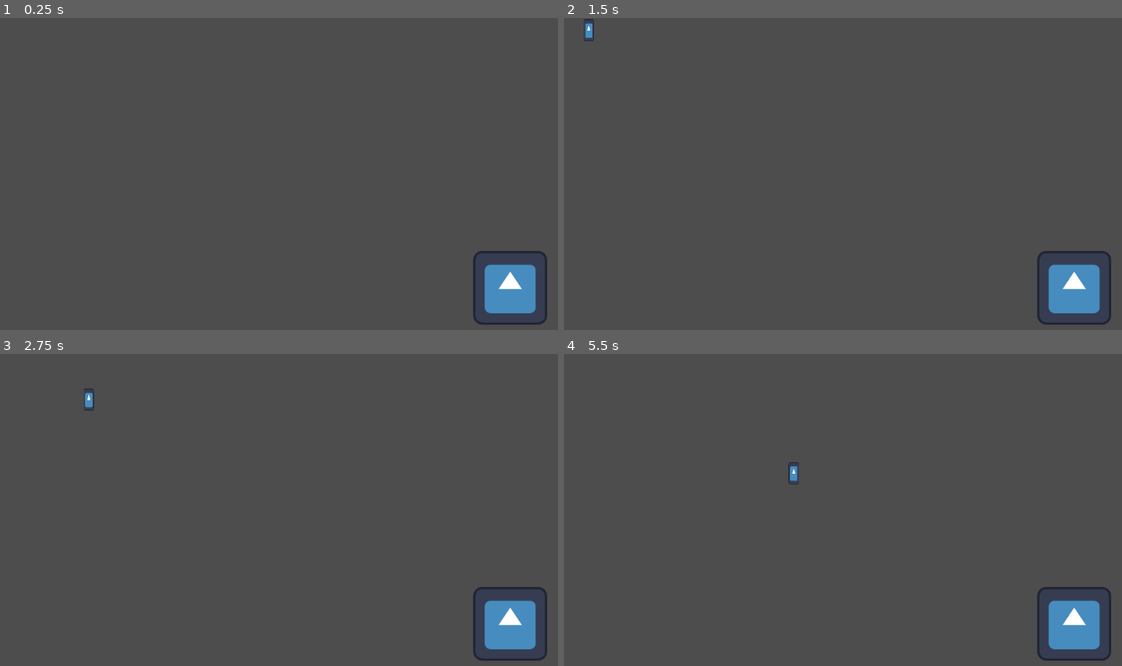
Above: before the commit, frames 1-4 (two rows, left to right).
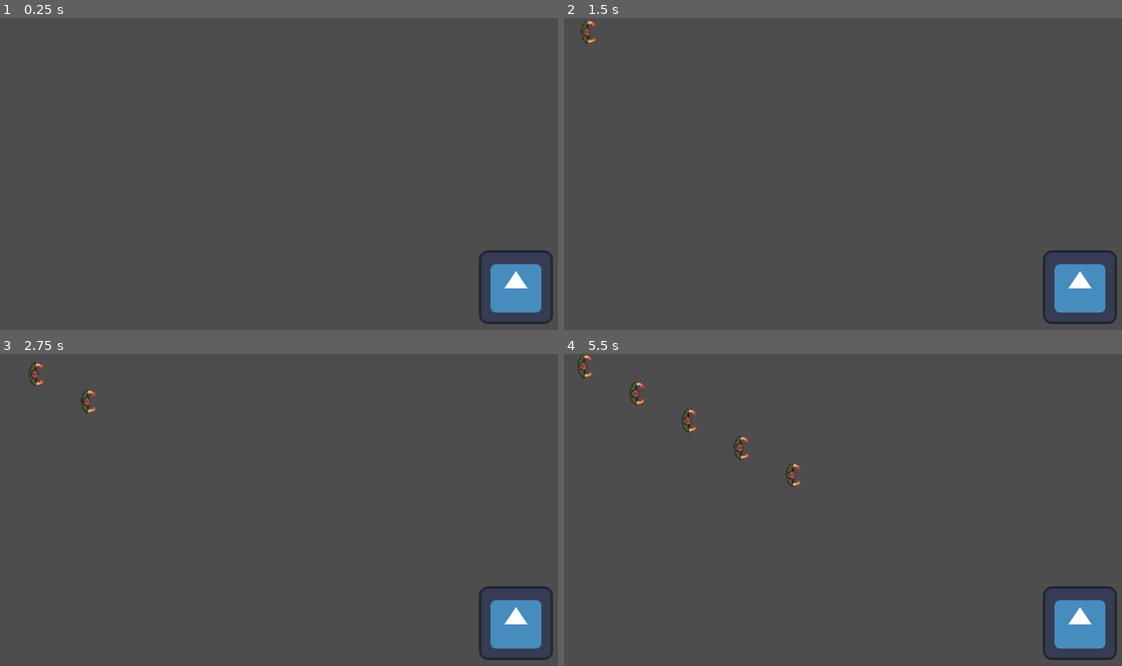
Above: after the commit, the same moments.

Repository: Denomycor/piratesoftware-16
Game: Godot game, scene res://assets/scenes/levels/test_level.tscn
The game is run twice, just before and just after one commit, with the same random seed, the same clock (stepped at 60 frames per second) and the same inputs. The engine's default icon, where the game draws it, is replaced by a stand-in: a white triangle on a blue panel in a dark square.
Inputs:
- Up to frame 1 (0.25 s): no input
- Up to frame 2 (1.5 s): tap Enter at 0.5 s
- Up to frame 3 (2.75 s): no input
- Up to frame 4 (5.5 s): no input

The runs differ from the first frame. In frame 1, 1.0% of the frame differs, in the area x 84-100%, y 74-99%; in frame 2, 1.2%; in frame 3, 1.3%; in frame 4, 1.7%, in the area x 2-100%, y 0-99%.

Commit message:
fixed hitboxes and added sample texture

Diff:
--- a/assets/scenes/enemies/chaser.tscn
+++ b/assets/scenes/enemies/chaser.tscn
@@ -2,7 +2,7 @@
 
 [ext_resource type="Script" path="res://assets/scripts/enemies/chaser.gd" id="1_wtqxv"]
 [ext_resource type="Script" path="res://assets/scripts/components/hurt-box.gd" id="2_485wi"]
-[ext_resource type="Texture2D" uid="uid://qjmbo1bj5df7" path="res://icon.svg" id="2_u65tk"]
+[ext_resource type="Texture2D" uid="uid://g3sqn6dtwj1g" path="res://assets/textures/skeleton-attack_0.png" id="2_x2ksn"]
 
 [sub_resource type="CapsuleShape2D" id="CapsuleShape2D_6pu46"]
 height = 48.0
@@ -11,14 +11,14 @@
 radius = 13.0
 height = 54.0
 
-[node name="Chaser" type="CharacterBody2D"]
+[node name="Chaser" type="CharacterBody2D" groups=["enemies"]]
 script = ExtResource("1_wtqxv")
 speed = 100.0
 
 [node name="Sprite2D" type="Sprite2D" parent="."]
-position = Vector2(0, -1)
-scale = Vector2(0.140625, 0.296875)
-texture = ExtResource("2_u65tk")
+position = Vector2(0, -0.499998)
+scale = Vector2(0.140625, 0.248299)
+texture = ExtResource("2_x2ksn")
 
 [node name="CollisionShape2D" type="CollisionShape2D" parent="."]
 shape = SubResource("CapsuleShape2D_6pu46")
--- a/assets/scenes/levels/test_level.tscn
+++ b/assets/scenes/levels/test_level.tscn
@@ -1,11 +1,16 @@
-[gd_scene load_steps=6 format=3 uid="uid://2vnrdwbw1mxc"]
+[gd_scene load_steps=8 format=3 uid="uid://2vnrdwbw1mxc"]
 
 [ext_resource type="Script" path="res://assets/scripts/level.gd" id="1_y7sae"]
 [ext_resource type="Texture2D" uid="uid://qjmbo1bj5df7" path="res://icon.svg" id="2_0y7wo"]
 [ext_resource type="PackedScene" uid="uid://dr2otcq7lhq6j" path="res://assets/scenes/ui/pause_menu.tscn" id="2_idj3t"]
+[ext_resource type="Script" path="res://assets/scripts/components/hit-box.gd" id="3_8oq85"]
 [ext_resource type="Script" path="res://assets/scripts/enemies/manager/enemies-manager.gd" id="4_a7yx0"]
 
-[sub_resource type="WorldBoundaryShape2D" id="WorldBoundaryShape2D_12h78"]
+[sub_resource type="CircleShape2D" id="CircleShape2D_gojo0"]
+radius = 138.521
+
+[sub_resource type="RectangleShape2D" id="RectangleShape2D_md4kh"]
+size = Vector2(128, 128)
 
 [node name="test_level" type="Node"]
 script = ExtResource("1_y7sae")
@@ -13,7 +18,7 @@
 [node name="world" type="Node2D" parent="."]
 
 [node name="Icon" type="Sprite2D" parent="world"]
-position = Vector2(882, 468)
+position = Vector2(892, 467)
 texture = ExtResource("2_0y7wo")
 
 [node name="player_temp" type="Node2D" parent="world"]
@@ -21,8 +26,16 @@
 [node name="Rigid body" type="RigidBody2D" parent="world"]
 position = Vector2(892, 467)
 
+[node name="Area2D" type="Area2D" parent="world/Rigid body"]
+script = ExtResource("3_8oq85")
+damage_amount = 10
+
+[node name="CollisionShape2D" type="CollisionShape2D" parent="world/Rigid body/Area2D"]
+shape = SubResource("CircleShape2D_gojo0")
+debug_color = Color(0.98537, 0.0612741, 0.263992, 0.42)
+
 [node name="CollisionShape2D" type="CollisionShape2D" parent="world/Rigid body"]
-shape = SubResource("WorldBoundaryShape2D_12h78")
+shape = SubResource("RectangleShape2D_md4kh")
 
 [node name="pause_menu" parent="." instance=ExtResource("2_idj3t")]
 visible = false
@@ -32,4 +45,3 @@
 target = NodePath("../world/Rigid body")
 
 [node name="SpawnTimer" type="Timer" parent="Node"]
-one_shot = true
--- a/assets/scripts/enemies/chaser.gd
+++ b/assets/scripts/enemies/chaser.gd
@@ -1,29 +1,23 @@
-extends Enemy
+class_name Chaser extends Enemy
 
-@export var health: int = 100
+@export var health: int = 10
 
 func _ready() -> void:
-	connect("has_taken_damage", _take_dmg)
+	hurt_box.has_taken_damage.connect(_take_dmg)
 
 
 func attack():
 	print("I am the pacifist")
 
 func update_movement():
-	print("global position: ", global_position)
-	print("target global position: ", target.global_position)
-	print("hand direction normalized position: ", (target.global_position - global_position).normalized())
-	print("target global position normalized: ", target.global_position.normalized())
-
 	var direction = global_position.direction_to(target.global_position)
-	print("Direction to target: ", direction)
 	velocity = direction * speed
-	print("Velocity set to: ", velocity)
-
 
 func die():
-	print("I am gonna die")
+	queue_free()
 
 # Signal
 func _take_dmg(amount: int):
 	health -= amount
+	if health <= 0:
+		die()
--- a/assets/scripts/enemies/manager/enemies-manager.gd
+++ b/assets/scripts/enemies/manager/enemies-manager.gd
@@ -8,23 +8,16 @@
 
 var chaser_scene = load("res://assets/scenes/enemies/chaser.tscn")
 
-var enemies: Array = []
 var cur_group = 0
 
 func _ready() -> void:
 	spawn_timer.start()
 	spawn_timer.timeout.connect(_spawn_enemy)
 
-func remove_enemy(enemy: Node) -> void:
-	if enemy in enemies:
-		enemies.erase(enemy)
-		enemy.queue_free()
-
-
 func update_enemies():
 	cur_group = cur_group % num_groups
 
-	print("updating group: ", cur_group)
+	var enemies = get_tree().get_nodes_in_group("enemies")
 
 	for i in range(len(enemies)):
 		if i % num_groups == cur_group:
@@ -38,13 +31,8 @@
 
 
 func _spawn_enemy() -> void:
-	if target == null:
-		print("Target is null")
-		return
-
 	var pos = Vector2.ZERO
 	var enemy_instance = chaser_scene.instantiate()
 	enemy_instance.target = target
 	enemy_instance.global_position = pos
 	add_child(enemy_instance)
-	enemies.append(enemy_instance)
Binary file added: assets/textures/skeleton-attack_0.png
Not shown, added: assets/textures/skeleton-attack_0.png.import
